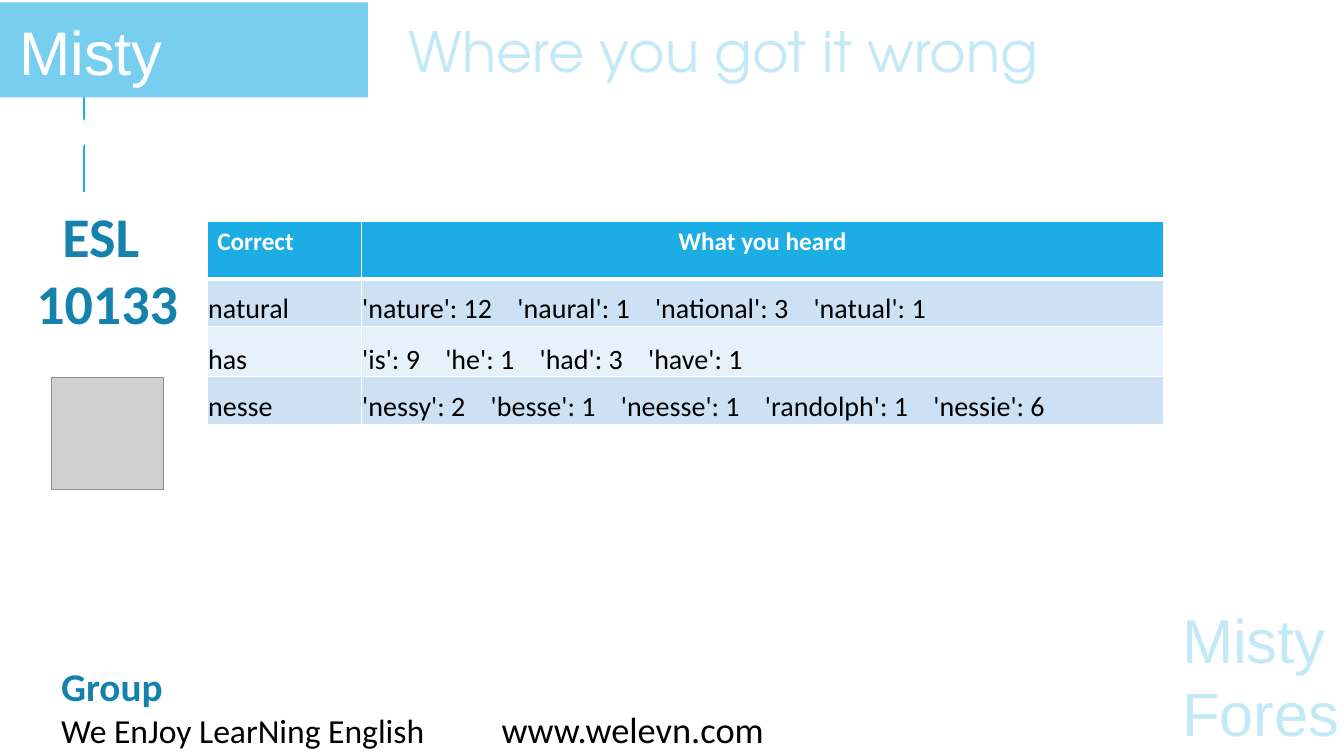
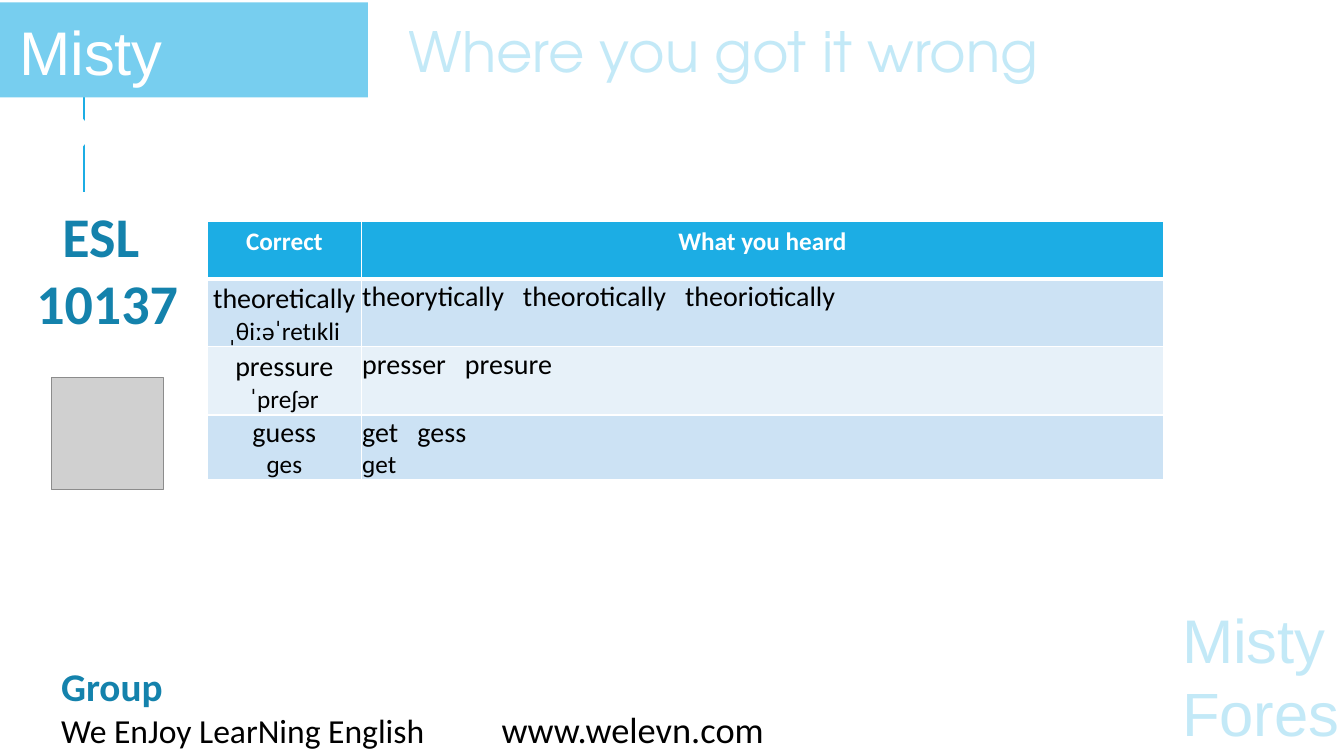
Before and after one commit to hdnhan/WELE-comparator, a slide deck: slide 1 of Result Each Week/Misty Forest.pptx. Drawn at 1344x756 pixels with LibreOffice and Linux fonts; fonts in the diff are those of the drawing; grey boxes stand for pictures. Boxes give left, top, right and bottom in pixels: in the first picture for what was removed or moved away, otherwise in the second. Text is boxed around its words. In the diff, an @@ line names an element or a change of style, - is before the commit and + after.

```diff
--- a/Result Each Week/Misty Forest.pptx
+++ b/Result Each Week/Misty Forest.pptx
@@ table at (208, 222, 1165, 484) @@
-row 2, column 1: natural
+row 2, column 1: theoretically / ˌθiːəˈretɪkli
-row 2, column 2: 'nature': 12 'naural': 1 'national': 3 'natual': 1
+row 2, column 2: theorytically theorotically theoriotically
-row 3, column 1: has
+row 3, column 1: pressure / ˈpreʃər
-row 3, column 2: 'is': 9 'he': 1 'had': 3 'have': 1
+row 3, column 2: presser presure
-row 4, column 1: nesse
+row 4, column 1: guess / ɡes
-row 4, column 2: 'nessy': 2 'besse': 1 'neesse': 1 'randolph': 1 'nessie': 6
+row 4, column 2: get gess / ɡet
@@ alignment left to centre @@
@@ text at (36, 287, 178, 325): text changed @@
-10133
+10137
```
Also in this commit, not shown: 9 other files.
